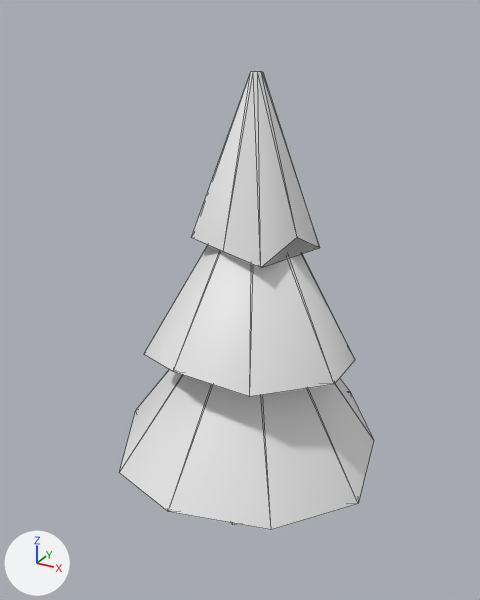
An edit to the glTF model models/variants/canopy_pine_young_v1.glb, drawn before and after from the same camera.
Before and after are seen from a camera (50 mm lens) standing at (2.55, -4.92, 4.66) and looking at (-0.13, -0.04, 2.22). The axes (+X, +Y, +Z) are drawn at lower left. The lights are the same throughout. The older version comes first. Mesh edges are drawn as thin lines. Vertices at exactly the same position are counted once.

In view in the first picture: 'Pine'.
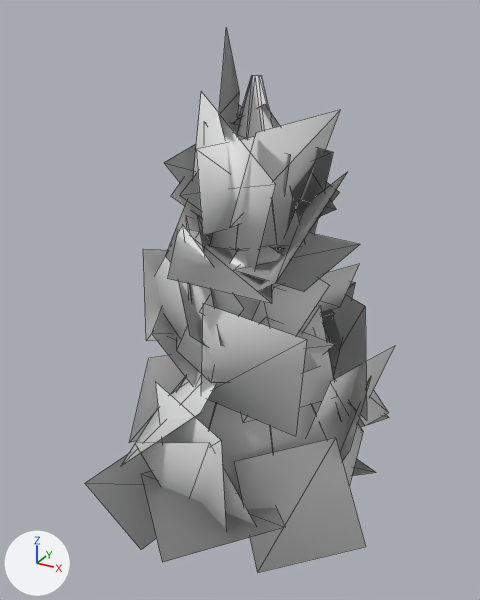
Changed parts and their boxes (x1, y1, x2, y2) in the pictures (480 x 600 px):
'Pine', reshaped (21% wider, 19% taller): before (119, 71, 374, 530); after (85, 28, 395, 573)
part 1 of me_trunk, rebuilt: before (119, 369, 374, 530); after (160, 371, 363, 492)
part 2 of me_trunk, rebuilt (mostly hidden afterwards): before (144, 245, 355, 396); after (177, 249, 330, 383)
part 3 of me_trunk, rebuilt (25% narrower, 11% shorter): before (191, 71, 320, 268); after (208, 75, 305, 250)
part 4 of me_trunk, added: after (85, 28, 395, 573)

The change, as a list of edits to the scene's bpy script:
```text
Change me_trunk:
    used by ob_pine; location = (0.0, 0.0, 0.0)
    remove me_trunk.from_pydata(...)  # 70 vertices, 124 faces; spans x -1.34..1.22, y -1.31..1.16, z -0.04..4.2
    add me_trunk.from_pydata(...)  # 294 vertices, 236 faces; spans x -1.3..1.44, y -1.75..1.91, z -0.04..4.53
    me_trunk part 1: the loose piece of 18 vertices spanning x -1.34..1.22, y -1.31..1.16, z 0.61..2.5 is rebuilt with 18 vertices and now spans x -1.03..1.08, y -1.07..1.05, z 0.67..2.46
    me_trunk part 2: the loose piece of 18 vertices spanning x -0.83..0.95, y -1.01..1.03, z 1.73..3.4 is rebuilt with 18 vertices and now spans x -0.75..0.74, y -0.82..0.75, z 1.78..3.37
    me_trunk part 3: the loose piece of 18 vertices spanning x -0.6..0.53, y -0.47..0.51, z 2.71..4.2 is rebuilt with 18 vertices and now spans x -0.44..0.49, y -0.48..0.41, z 2.81..4.17
    me_trunk part 4
    224 vertices are added at x -1.3..1.44, y -1.75..1.91, z 0.16..4.53
    112 new faces join them
```
